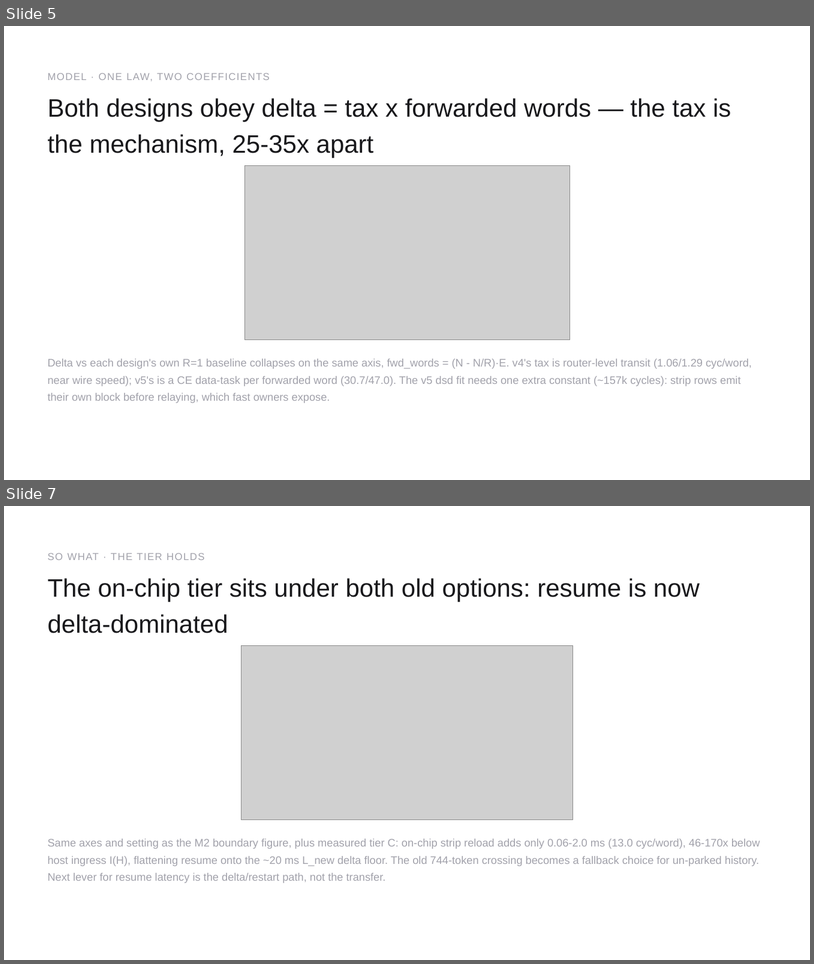
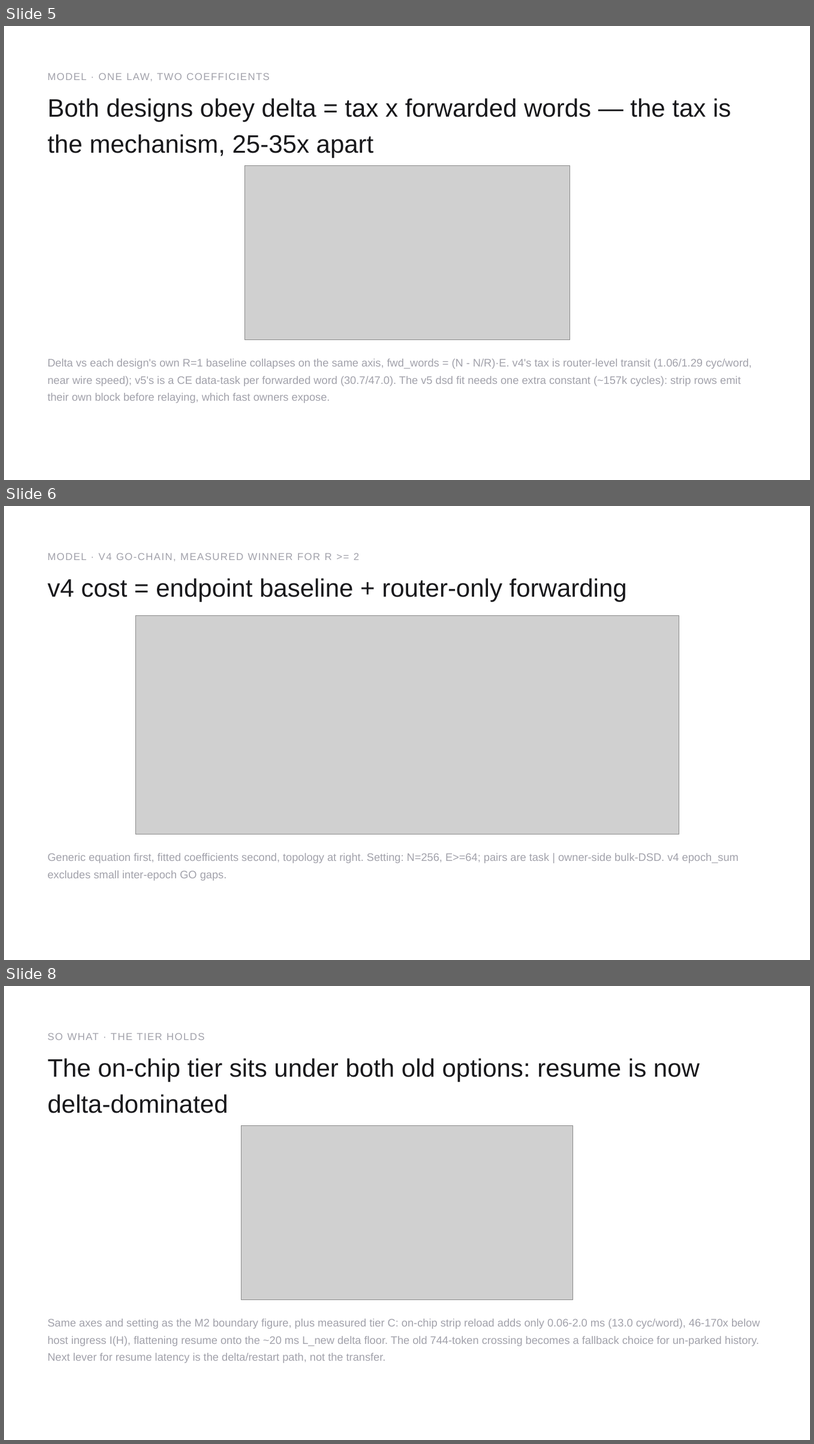
Before and after one commit to happyandslow/agent-memory, a slide deck: projects/WaferEngine-staging/meetings/2026-08-24.pptx. Shown one above the other, each under a label of ours: slides 5 and 7 before the commit, slides 5, 6 and 8 after it; the slides between them are not shown. The pictures are 814x964 and 814x1444 pixels, drawn with LibreOffice and Linux fonts; fonts in the diff are those of the drawing; grey boxes stand for pictures. Boxes give left, top, right and bottom in pixels: in the first picture for what was removed or moved away, otherwise in the second. Text is boxed around its words. In the diff, an @@ line names an element or a change of style, - is before the commit and + after.

```diff
--- a/projects/WaferEngine-staging/meetings/2026-08-24.pptx
+++ b/projects/WaferEngine-staging/meetings/2026-08-24.pptx
@@ slide 6 added at box(4, 506, 810, 960), background #FFFFFF @@
@@ text added at box(48, 553, 359, 561), 18 pt, text #A1A1AA @@
+MODEL · V4 GO-CHAIN, MEASURED WINNER FOR R >= 2
@@ text added at box(48, 578, 627, 602), 45 pt, text #18181B @@
+v4 cost = endpoint baseline + router-only forwarding
@@ picture added at box(135, 616, 679, 834) @@
@@ text added at box(48, 853, 739, 880), 19.5 pt, text #A1A1AA @@
+Generic equation first, fitted coefficients second, topology at right. Setting: N=256, E>=64; pairs are task | owner-side bulk-DSD. v4 epoch_sum excludes small inter-epoch GO gaps.
@@ what was slide 7 is now slide 8 @@
```
Also in this commit, not shown: 1 other slide added, 1 slide removed, 14 other files.
